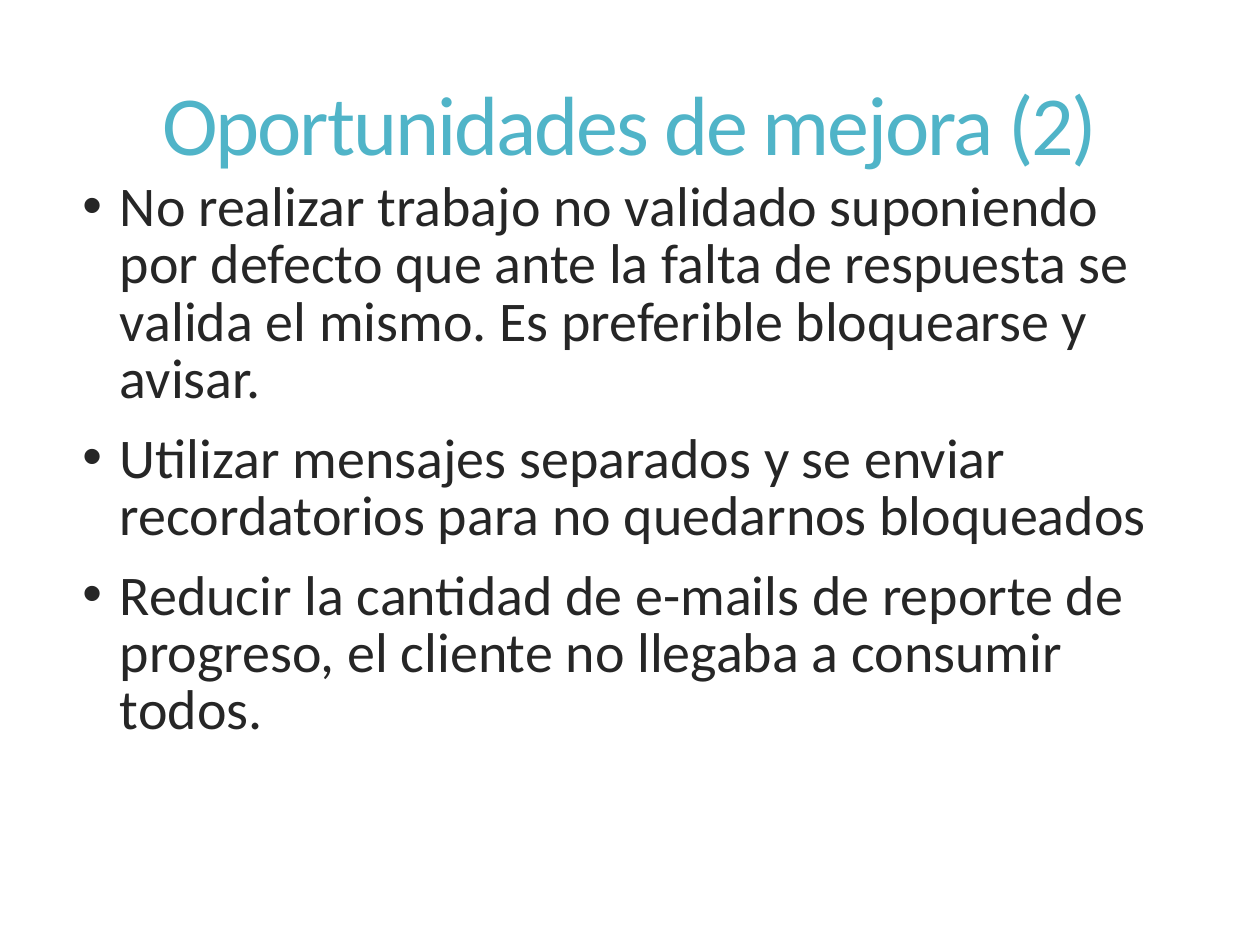
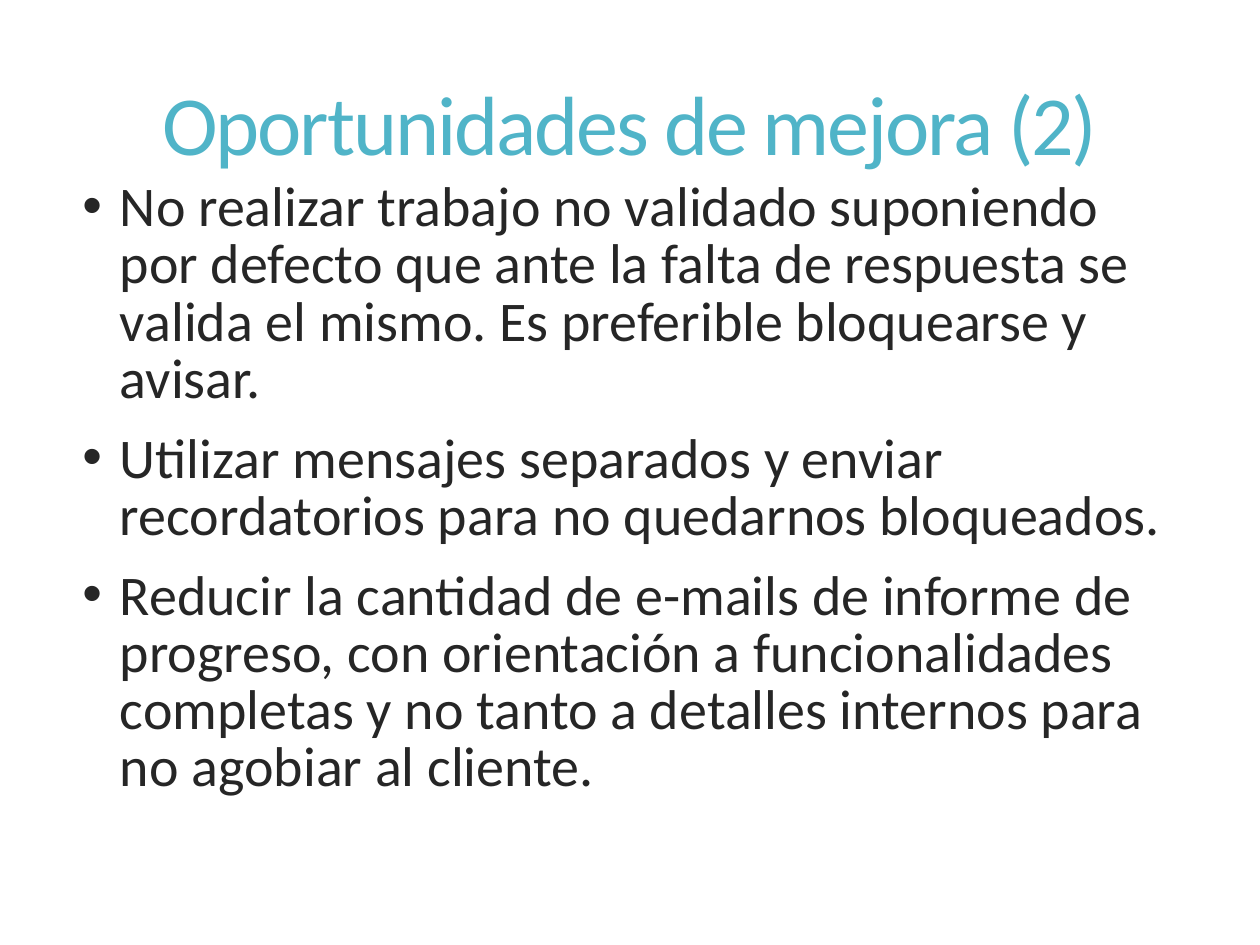
Before and after one commit to dschenkelman/a-malazan-wolvering, a slide deck: slide 10 of docs/Reuniones/Sprint 2/Reunion Formal 2013-09-30/Reunion formal 2013-09-30.pptx. Drawn at 1260x945 pixels with LibreOffice and Linux fonts; fonts in the diff are those of the drawing. Boxes give left, top, right and bottom in pixels: in the first picture for what was removed or moved away, otherwise in the second. Text is boxed around its words. In the diff, an @@ line names an element or a change of style, - is before the commit and + after.

Commit message:
#Fixed "Reunion Formal" Typos

```diff
--- a/docs/Reuniones/Sprint 2/Reunion Formal 2013-09-30/Reunion formal 2013-09-30.pptx
+++ b/docs/Reuniones/Sprint 2/Reunion Formal 2013-09-30/Reunion formal 2013-09-30.pptx
@@ text at [120,439,1159,796]: text changed @@
-• Utilizar mensajes separados y se enviar recordatorios para no quedarnos bloqueados
-• Reducir la cantidad de e-mails de reporte de progreso, el cliente no llegaba a consumir todos.
+• Utilizar mensajes separados y enviar recordatorios para no quedarnos bloqueados.
+• Reducir la cantidad de e-mails de informe de progreso, con orientación a funcionalidades completas y no tanto a detalles internos para no agobiar al cliente.
```
Also in this commit, not shown: 2 other slides changed.
